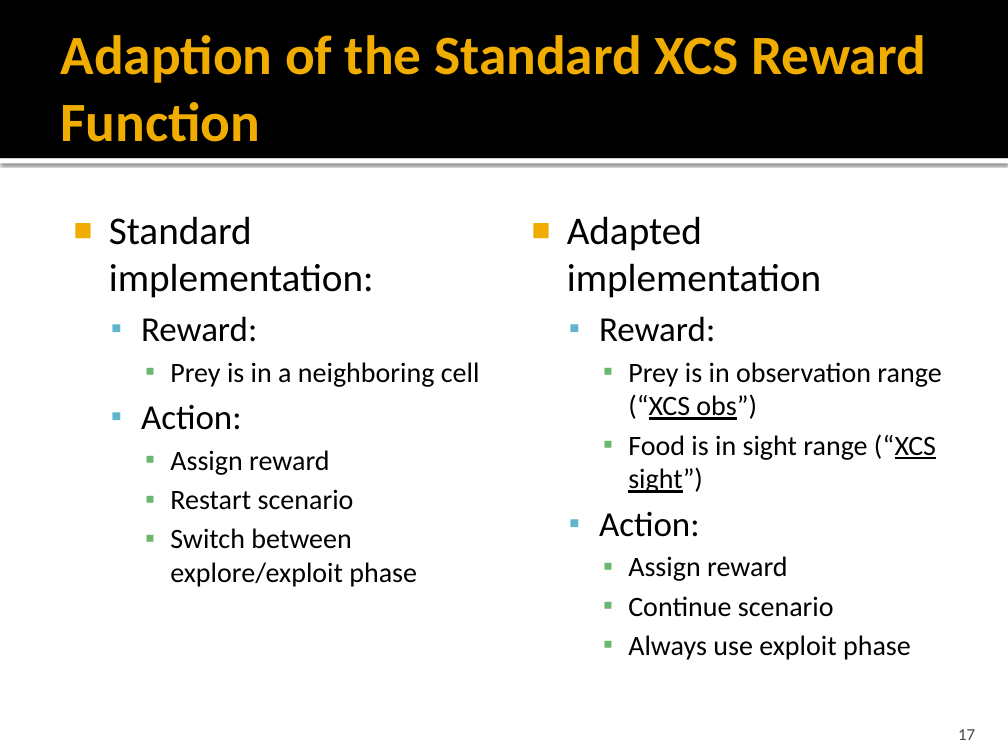
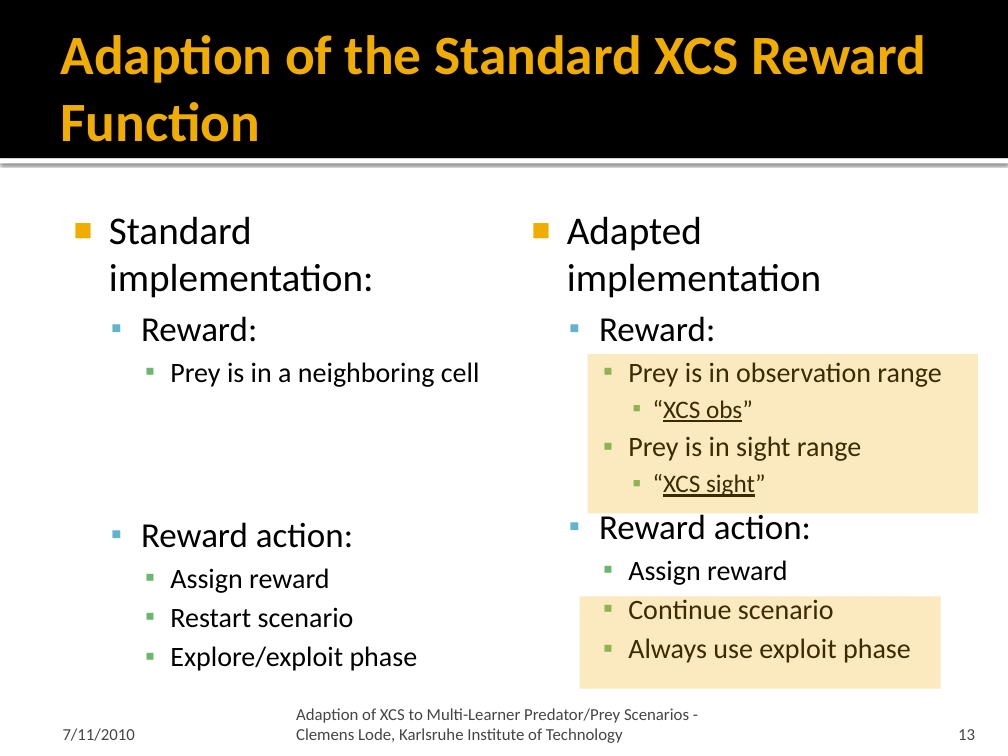
Before and after one commit to ClemensLode/GECCO-XCS-paper, a slide deck: slide 13 of Presentation/Adaption of XCS to Multi-Learner Predator.pptx (slide 17 before the commit). Drawn at 1008x756 pixels with LibreOffice and Linux fonts; fonts in the diff are those of the drawing. Boxes give left, top, right and bottom in pixels: in the first picture for what was removed or moved away, otherwise in the second. Text is boxed around its words. In the diff, an @@ line names an element or a change of style, - is before the commit and + after.

```diff
--- a/Presentation/Adaption of XCS to Multi-Learner Predator.pptx
+++ b/Presentation/Adaption of XCS to Multi-Learner Predator.pptx
@@ rectangle added at (588,354,978,513), fill #F0AD00 at 25% opacity @@
@@ text at (599,362,941,540): text changed @@
-    ▪ Prey is in observation range (“XCS obs”)
-    ▪ Food is in sight range (“XCS sight”)
-  ▪ Action:
+    ▪ Prey is in observation range
+      ▪ “XCS obs”
+    ▪ Prey is in sight range
+      ▪ “XCS sight”
+  ▪ Reward action:
@@ text at (141,522,353,548): text changed @@
-  ▪ Action:
+  ▪ Reward action:
@@ rectangle added at (580,597,940,689), fill #F0AD00 at 25% opacity @@
@@ text at (170,646,418,671): text changed @@
-    ▪ Switch between explore/exploit phase
+    ▪ Explore/exploit phase
@@ text added at (296,708,689,743), 12 pt, text #454545 @@
+Adaption of XCS to Multi-Learner Predator/Prey Scenarios - Clemens Lode, Karlsruhe Institute of Technology
@@ text added at (63,728,135,741), 12 pt, text #454545 @@
+7/11/2010
@@ page number at (958,729,975,740): text changed @@
-17
+13
```
Also in this commit, not shown: 37 other slides changed, 4 slides added, 4 slides removed, 1 other file.
